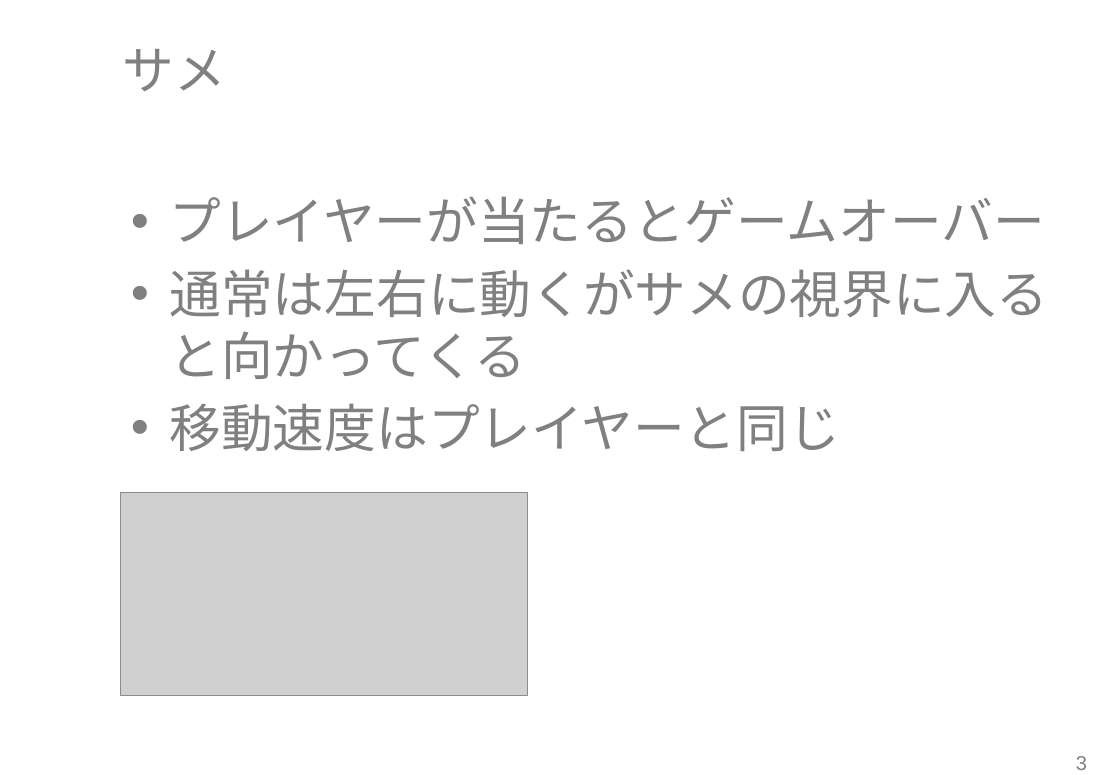
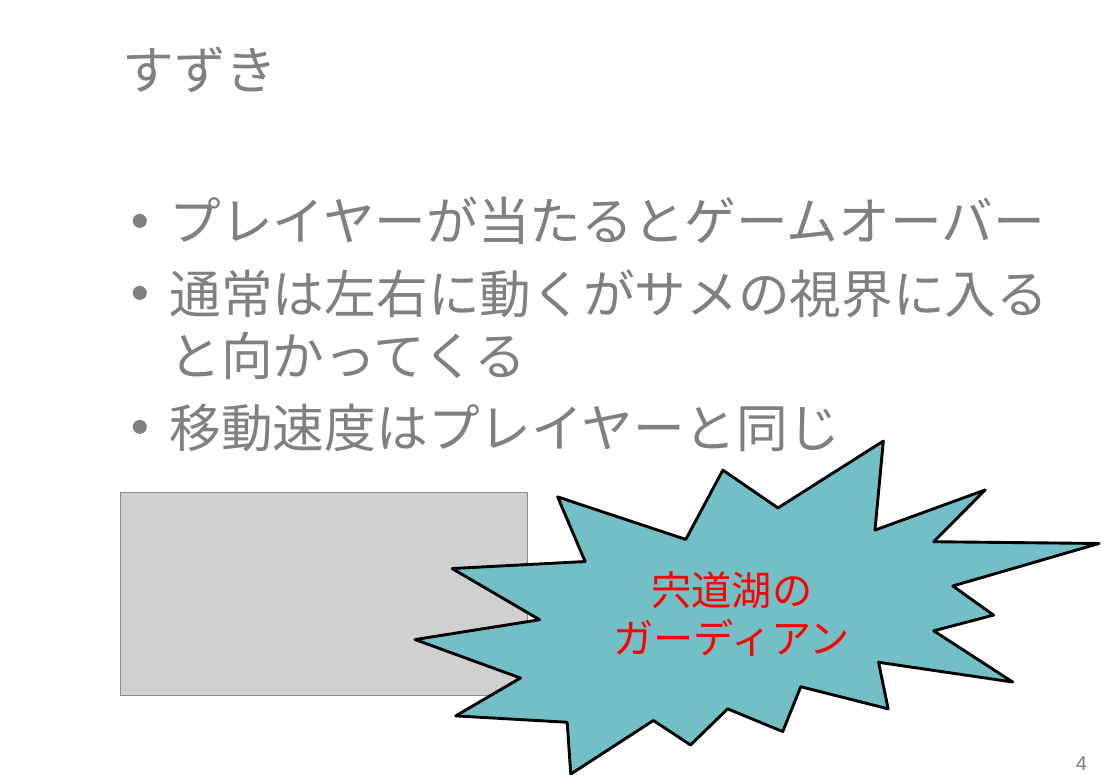
Before and after one commit to RubyCamp/rc2016s_g6, a slide deck: slide 5 of shinziko.pptx (slide 4 before the commit). Drawn at 1120x775 pixels with LibreOffice and Linux fonts; fonts in the diff are those of the drawing; grey boxes stand for pictures; background and template pictures are left out. Boxes give left, top, right and bottom in pixels: in the first picture for what was removed or moved away, otherwise in the second. Text is boxed around its words. In the diff, an @@ line names an element or a change of style, - is before the commit and + after.

```diff
--- a/shinziko.pptx
+++ b/shinziko.pptx
@@ title at [123,46,278,92]: text changed @@
-サメ
+すずき
@@ irregular seal added at [415,442,1099,775], fill #72BFC5, outline #000000 2 pt, 28 pt, text #FF0000 @@
+宍道湖の
+ガーディアン
@@ page number at [1076,756,1087,770]: text changed @@
-3
+4
```
Also in this commit, not shown: 7 other slides changed, 2 slides added.
